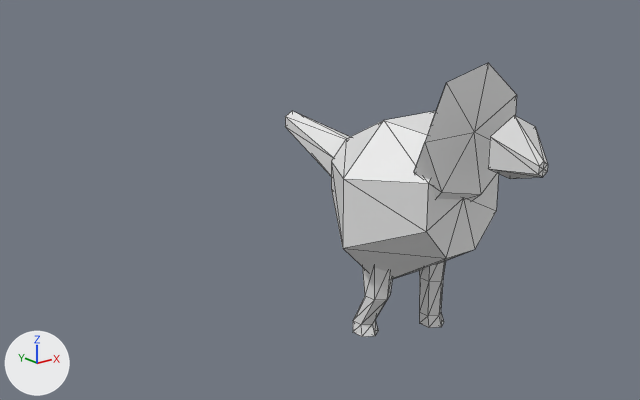
One commit to the OBJ model data/animals/coruja/walk/0.obj: the scene before it, then after it.
Both versions are drawn from a camera (50 mm lens) standing at (-1.047, -1.063, 0.716) and looking at (-0.109, 0.11, 0.247). Arrows for +X, +Y and +Z are at lower left; the lights stay in place. The first picture is the older version. Mesh edges are drawn as thin lines. Where no turn or scale is listed for an object, it has been applied to the vertices.

The first picture shows 'coruja_walk_0'.
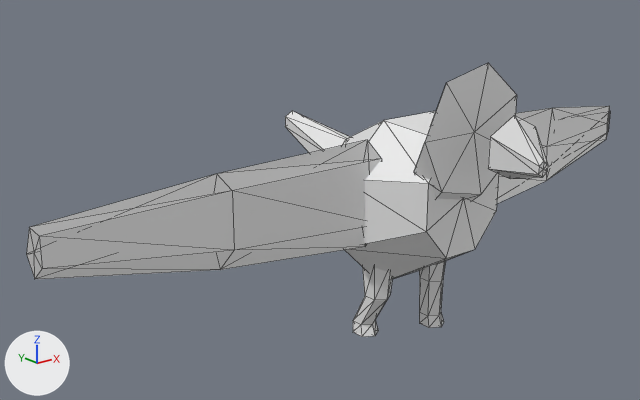
Pixel boxes [x1, y1, x2, y2] of what changed, in the pictures (640 x 400 px):
'coruja_walk_0', reshaped (121% wider)
    before: [285, 63, 548, 337]
    after: [27, 63, 610, 337]
part 1 of me_coruja_walk_0, added
    after: [27, 140, 381, 279]
part 2 of me_coruja_walk_0, added
    after: [497, 106, 610, 203]

The edits, one by one:
me_coruja_walk_0 is used by ob_coruja_walk_0; location (0.0, 0.0, 0.0).
me_coruja_walk_0 had 122 vertices, 220 faces and spanned x -0.149..0.149, y -0.281..0.334, z 0.0..0.507.
me_coruja_walk_0 now has 156 vertices, 280 faces and spans x -0.66..0.659, y -0.281..0.334, z 0.0..0.507.
me_coruja_walk_0 part 1: a new loose piece of 17 vertices spanning x -0.66..-0.099, y -0.038..0.045, z 0.204..0.386.
me_coruja_walk_0 part 2: a new loose piece of 17 vertices spanning x 0.094..0.659, y -0.039..0.045, z 0.204..0.386.
